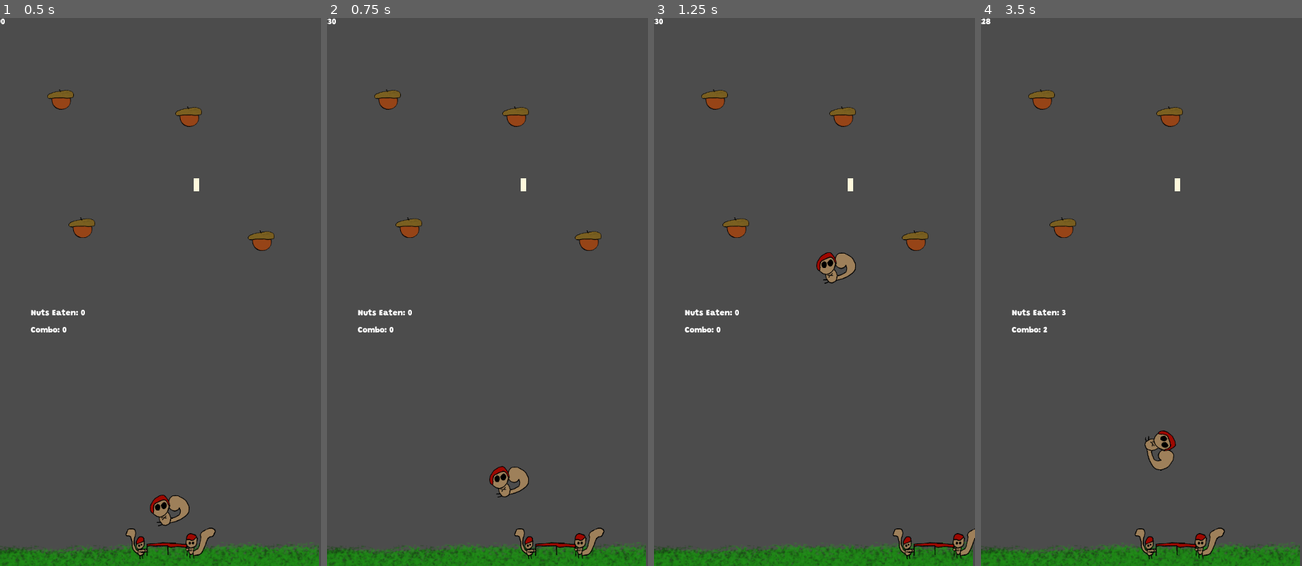
Above: before the commit, frames 1-4 (left to right).
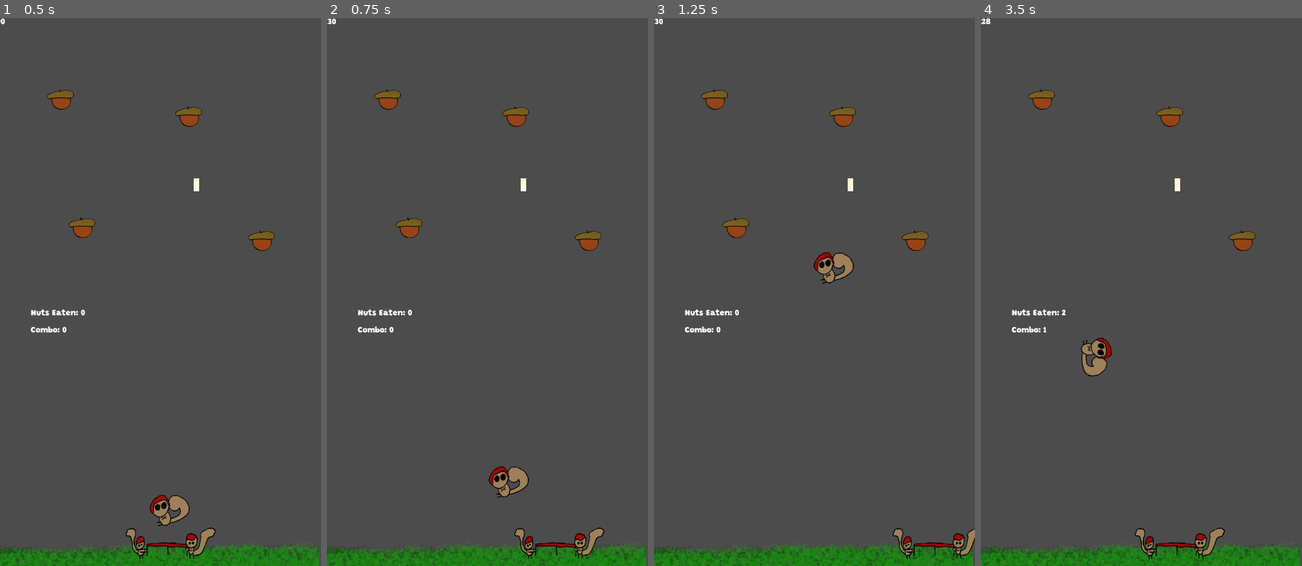
Above: after the commit, the same moments.

Repository: the-g-force/FamJam-September2020
Game: Godot game, scene res://src/TestLevel.tscn
Two runs of this game, one before a commit and one after it. Both use one fixed random seed, a clock stepped at 60 frames per second and the inputs below.
Inputs (mouse positions are in pixels of both pictures, inside the frame that each line leads up to):
- Up to frame 1 (0.5 s): no input
- Up to frame 2 (0.75 s): tap Enter at 0.5 s; move the mouse to (558, 264) at 0.52 s; hold D (move_right) from 0.53 s (still down); click (558, 264) at 0.67 s
- Up to frame 3 (1.25 s): keep holding D (move_right)
- Up to frame 4 (3.5 s): move the mouse to (1077, 319) at 1.27 s; release D (move_right) at 1.28 s; hold A (move_left) 1.28-2.03 s; move the mouse to (1173, 171) at 2.02 s; hold D (move_right) from 2.03 s (still down); move the mouse to (1125, 401) at 2.77 s; click (1125, 401) at 2.92 s

Frame 1 is identical in both runs. In frame 2, less than 0.1% of the frame differs, in the area x 50-63%, y 81-88%; in frame 3, 0.3%; in frame 4, 1.4%, in the area x 19-86%, y 36-83%.

Commit message:
Start squirrel with up to +/- 30 degree angle

Diff:
--- a/project/src/Squirrel.gd
+++ b/project/src/Squirrel.gd
@@ -49,4 +49,6 @@
 	_spin = 0
 
 func start():
-	_velocity.y = -80
+	var max_angle = deg2rad(30)
+	var angle = rand_range(-max_angle, max_angle)
+	_velocity = Vector2(0,-80).rotated(angle)
